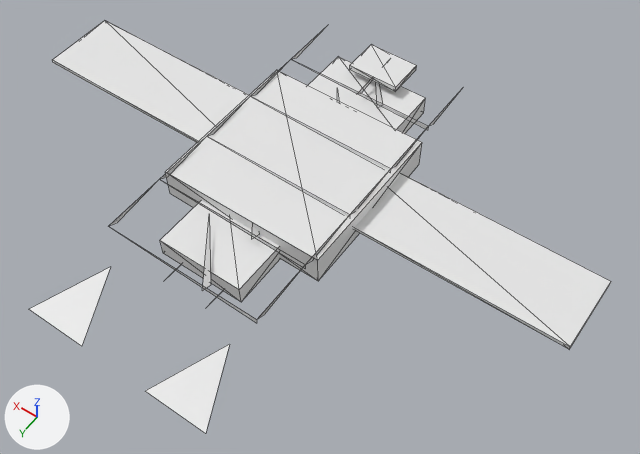
Before and after pictures for a commit that changed the OBJ model GameData/Meshes/Designs/korath/korath_frigate_mk3_39.obj.
Both versions are drawn from a 50 mm camera at (-5.33, 6.86, 9.94) aimed at (-0.76, 0.46, -0.11). Every picture has the same lights, and +X, +Y and +Z are marked at lower left. The older version comes first. Mesh edges are drawn as thin lines. Where no turn or scale is listed for an object, it has been applied to the vertices. Vertices at exactly the same position are counted once.

Objects in the first picture: 'korath_frigate_mk3_39'.
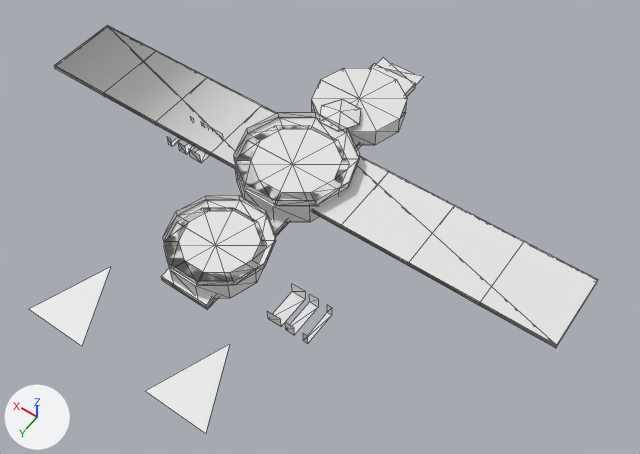
Where the change shows, as pixel boxes [x1, y1, x2, y2] in the pictures (640 x 454 px):
'korath_frigate_mk3_39', reshaped: before [30, 21, 611, 433]; after [30, 26, 598, 433]
part 1 of me_korath_frigate_mk3_39, added: after [161, 64, 416, 310]
part 2 of me_korath_frigate_mk3_39, rebuilt (55% narrower, 54% shorter): before [166, 70, 422, 281]; after [235, 125, 349, 222]
part 3 of me_korath_frigate_mk3_39, rebuilt: before [308, 57, 426, 133]; after [312, 68, 407, 145]
part 4 of me_korath_frigate_mk3_39, rebuilt: before [160, 200, 280, 302]; after [164, 208, 266, 298]
part 5 of me_korath_frigate_mk3_39, rebuilt: before [355, 174, 611, 349]; after [313, 156, 598, 348]
part 6 of me_korath_frigate_mk3_39, rebuilt: before [52, 21, 249, 143]; after [54, 26, 276, 170]
part 7 of me_korath_frigate_mk3_39, rebuilt: before [202, 222, 211, 291]; after [163, 196, 276, 285]
part 8 of me_korath_frigate_mk3_39, deleted: before [350, 45, 417, 108]
part 9 of me_korath_frigate_mk3_39, cut back: before [109, 29, 462, 323]; after [167, 58, 424, 343]

Edits to the bpy script that builds the scene:
```text
Change me_korath_frigate_mk3_39:
    used by ob_korath_frigate_mk3_39; location = (0.0, 0.0, 0.0)
    remove me_korath_frigate_mk3_39.from_pydata(...)  # 138 vertices, 108 faces; spans x -4.59..4.59, y -2.61..3.89, z -0.08..0.55
    add me_korath_frigate_mk3_39.from_pydata(...)  # 392 vertices, 438 faces; spans x -4.44..4.44, y -2.97..3.89, z -0.02..0.51
    me_korath_frigate_mk3_39 part 1: a new loose piece, a box spanning x -0.4..0.4, y -2.7..2.52, z -0.02..0.1
    me_korath_frigate_mk3_39 part 2: the loose piece of 8 vertices spanning x -1.33..1.33, y -1.3..1.3, z 0.0..0.49 is rebuilt with 24 vertices and now spans x -0.82..0.82, y -0.7..0.87, z 0.04..0.4
    me_korath_frigate_mk3_39 part 3: the loose piece of 8 vertices spanning x -0.83..0.83, y -2.26..-1.39, z 0.02..0.34 is rebuilt with 24 vertices and now spans x -0.74..0.74, y -2.35..-0.95, z 0.04..0.34
    me_korath_frigate_mk3_39 part 4: the loose piece of 8 vertices spanning x -0.69..0.69, y 0.78..2.17, z 0.0..0.3 is rebuilt with 24 vertices and now spans x -0.69..0.69, y 1.17..2.49, z 0.04..0.34
    me_korath_frigate_mk3_39 part 5: the loose piece of 8 vertices spanning x -4.59..-0.05, y -0.78..0.43, z 0.21..0.27 is rebuilt with 48 vertices and now spans x -4.44..-0.08, y -0.7..0.52, z 0.22..0.3
    me_korath_frigate_mk3_39 part 6: the loose piece of 8 vertices spanning x 0.05..4.59, y -0.78..0.43, z 0.21..0.27 is rebuilt with 40 vertices and now spans x 0.08..4.44, y -0.7..0.52, z 0.22..0.3
    me_korath_frigate_mk3_39 part 7: the loose piece of 3 vertices spanning x -0.37..0.37, y 1.5..2.52, z 0.35..0.42 is rebuilt with 33 vertices and now spans x -0.76..0.76, y 1.01..2.46, z 0.34..0.43
    me_korath_frigate_mk3_39 part 8: 12 loose pieces with 41 vertices, spanning x -0.43..0.43, y -2.61..1.5, z -0.08..0.55, are deleted
    me_korath_frigate_mk3_39 part 9
    45 vertices are removed from x -3.12..3.12, y -2.61..2.52, z -0.08..0.54
    21 faces are deleted
    106 vertices are added at x -2.57..2.07, y -2.97..2.52, z -0.01..0.49
    24 new vertices lie (0.0, 0.0, 0.18) away from vertices in x -1.86..1.86, y 0.17..2.26, z 0.19
    16 new vertices lie (0.44, 0.0, 0.0) away from vertices in x -0.22, y -2.97..2.52, z -0.01..0.01
    12 new vertices lie (0.0, 0.27, 0.0) away from vertices in x -0.4..0.4, y -2.97..2.25, z 0.04
    11 new vertices lie (0.0, 0.0, 0.11) away from vertices in x -0.91..0.91, y -0.89..0.84, z 0.4
    8 new vertices lie (1.24, 0.0, 0.0) away from vertices in x -2.57..1.33, y -0.19..0.01, z 0.22..0.25
    126 new faces join them
    other edits to the shape of me_korath_frigate_mk3_39 do not show in these pictures
```
